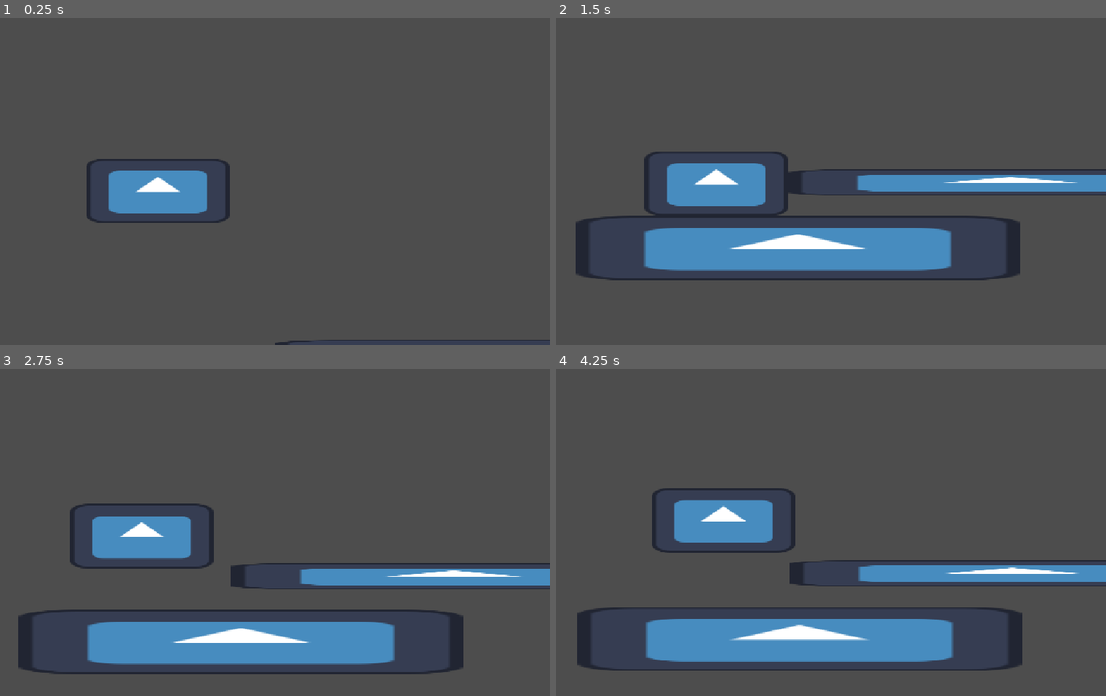
Above: before the commit, frames 1-4 (two rows, left to right).
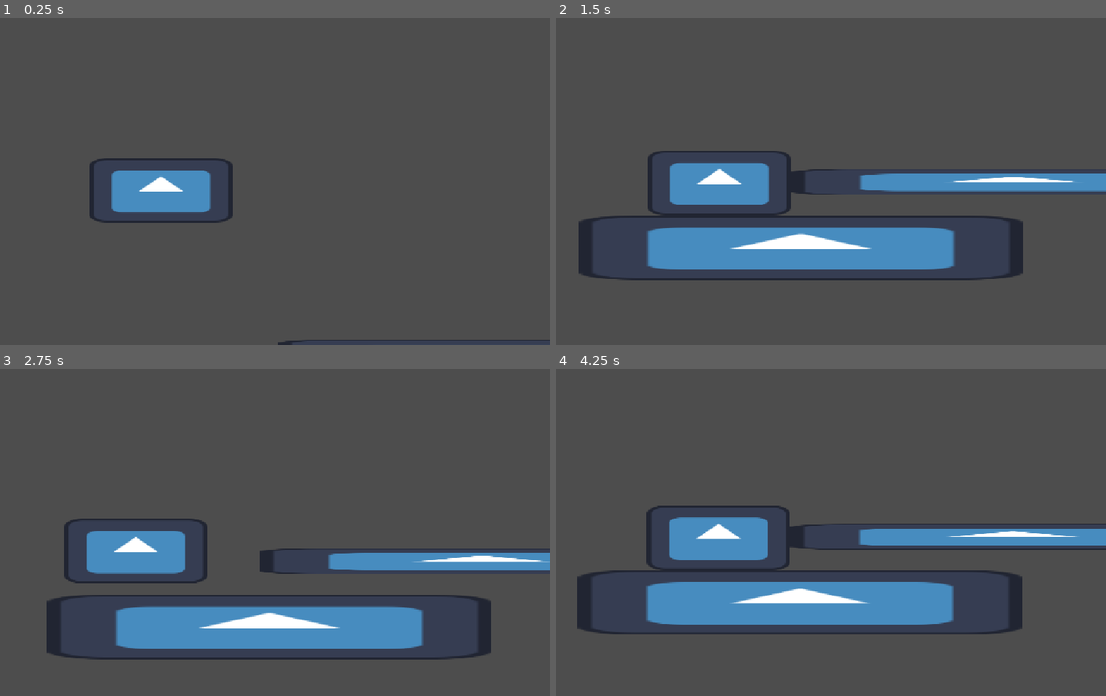
Above: after the commit, the same moments.

Repository: dezraec/roadtrip-game
Game: Godot game, scene res://van_test_map.tscn
Same seed, same stepped clock (60 frames per second), same inputs: the game is played once before the commit and once after it. The engine's default icon, where the game draws it, is replaced by a stand-in: a white triangle on a blue panel in a dark square.
Inputs:
- Up to frame 1 (0.25 s): no input
- Up to frame 2 (1.5 s): hold D (MoveRight) from 0.53 s (still down); tap Space (Jump) at 0.77 s
- Up to frame 3 (2.75 s): tap Space (Jump) at 1.52 s; release D (MoveRight) at 2.03 s; hold A (MoveLeft) from 2.03 s (still down)
- Up to frame 4 (4.25 s): release A (MoveLeft) at 2.78 s; hold D (MoveRight) from 2.78 s (still down); tap Space (Jump) at 3.02, 3.77 s

The runs differ from the first frame. In frame 1, 0.8% of the frame differs, in the area x 15-58%, y 42-100%; in frame 2, 2.6%; in frame 3, 18%; in frame 4, 24%, in the area x 3-100%, y 36-93%.

Commit message:
More van programming!

Diff:
--- a/van.gd
+++ b/van.gd
@@ -2,6 +2,7 @@
 
 @export var accelaration: float = 10
 @export var neutral_braking: float = 5
+@export var braking: float = 30
 @export var jump_velocity = -450.0
 
 const MAX_SPEED = 700.0
@@ -17,15 +18,18 @@
 
 	# Get the input direction and handle the movement/deceleration.
 	# As good practice, you should replace UI actions with custom gameplay actions.
-	var direction := Input.get_axis("MoveLeft", "MoveRight")
+	var direction : float = Input.get_axis("MoveLeft", "MoveRight")
 
 	if direction:
 
 		velocity.x += direction * accelaration
 
+		if sign(direction) + sign(velocity.x) == 0:
+			velocity.x = move_toward(velocity.x, 0, braking)
+
 	else:
 		velocity.x = move_toward(velocity.x, 0, neutral_braking)
 
-
+	velocity.x = clamp(velocity.x, -MAX_SPEED, MAX_SPEED)
 
 	move_and_slide()
--- a/van.tscn
+++ b/van.tscn
@@ -17,6 +17,7 @@
 shape = SubResource("RectangleShape2D_yaxba")
 
 [node name="Camera2D" type="Camera2D" parent="." unique_id=1107042478]
+position = Vector2(-6, 1)
 offset = Vector2(200, 0)
 position_smoothing_enabled = true
 rotation_smoothing_enabled = true
--- a/van_test_map.tscn
+++ b/van_test_map.tscn
@@ -30,5 +30,3 @@
 
 [node name="CollisionShape2D" type="CollisionShape2D" parent="StaticBody2D2" unique_id=1138048760]
 shape = SubResource("RectangleShape2D_7onm5")
-
-[node name="Camera2D" type="Camera2D" parent="." unique_id=204956912]
